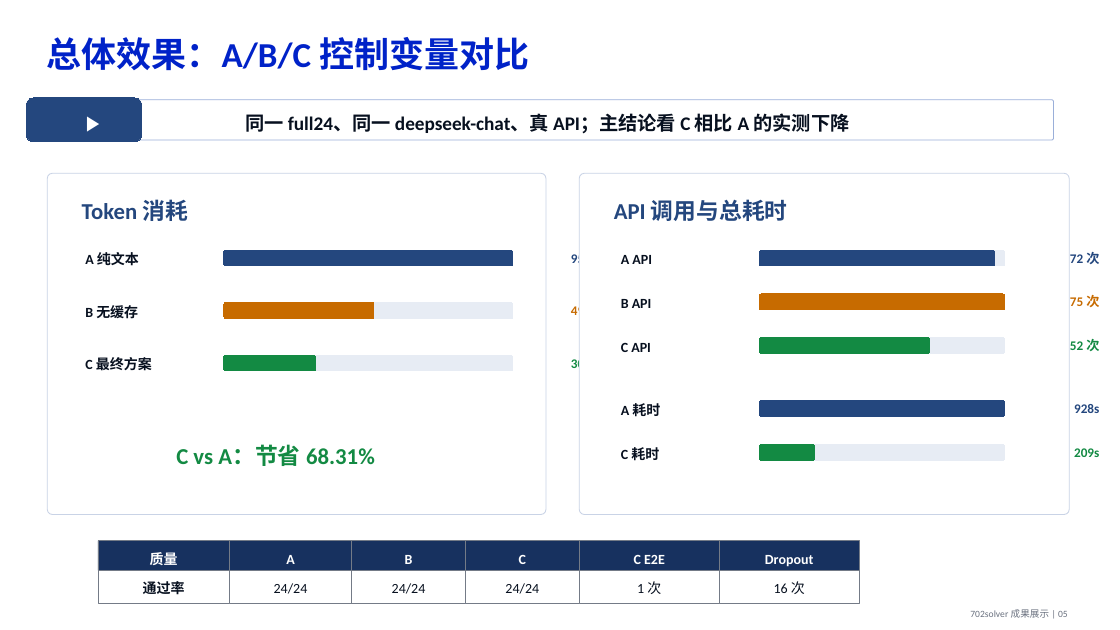
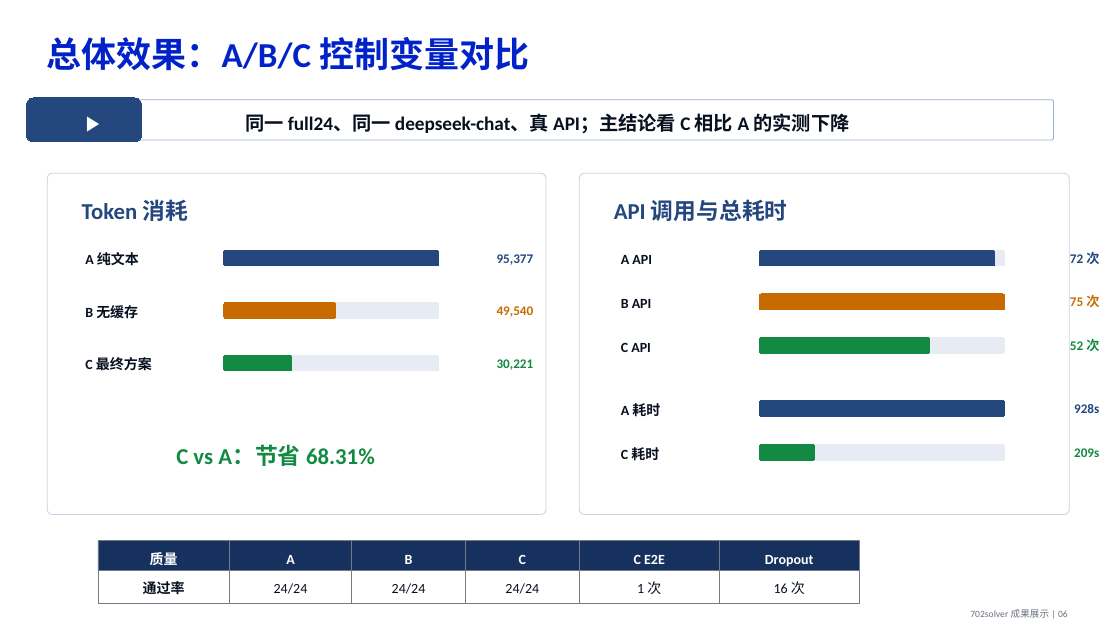
Before and after one commit to seragenuh99-ui/Agents, a slide deck: slide 6 of 702solver_competition_results.pptx (slide 5 before the commit). Drawn at 1120x630 pixels with LibreOffice and Linux fonts; fonts in the diff are those of the drawing. Boxes give left, top, right and bottom in pixels: in the first picture for what was removed or moved away, otherwise in the second. Text is boxed around its words. In the diff, an @@ line names an element or a change of style, - is before the commit and + after.

```diff
--- a/702solver_competition_results.pptx
+++ b/702solver_competition_results.pptx
@@ rounded rectangle: place and size @@
-rounded rectangle at (224,250,513,266)
+rounded rectangle at (224,250,439,266)
@@ rounded rectangle: place and size @@
-rounded rectangle at (224,302,375,318)
+rounded rectangle at (224,302,336,318)
@@ rounded rectangle: place and size @@
-rounded rectangle at (224,302,513,318)
+rounded rectangle at (224,302,439,318)
@@ rounded rectangle: place and size @@
-rounded rectangle at (224,355,316,371)
+rounded rectangle at (224,355,292,371)
@@ rounded rectangle: place and size @@
-rounded rectangle at (224,355,513,371)
+rounded rectangle at (224,355,439,371)
@@ 3 texts: place and size @@
-3 texts at (571,254,608,368)
+3 texts at (497,254,534,370)
```
Also in this commit, not shown: 6 other slides changed, 1 slide added, 19 other files.
